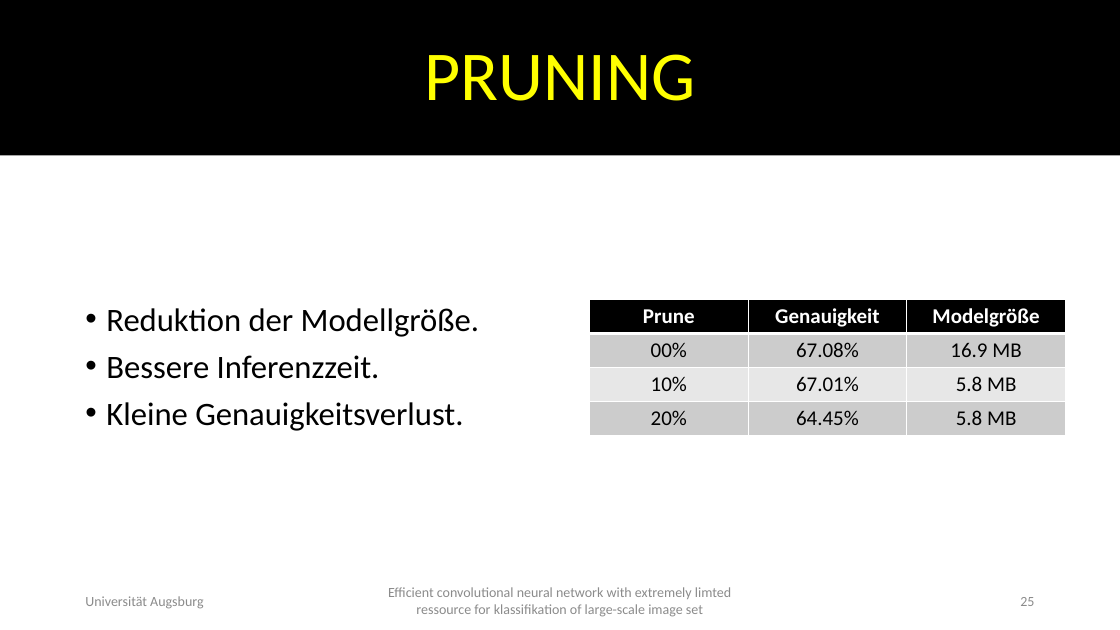
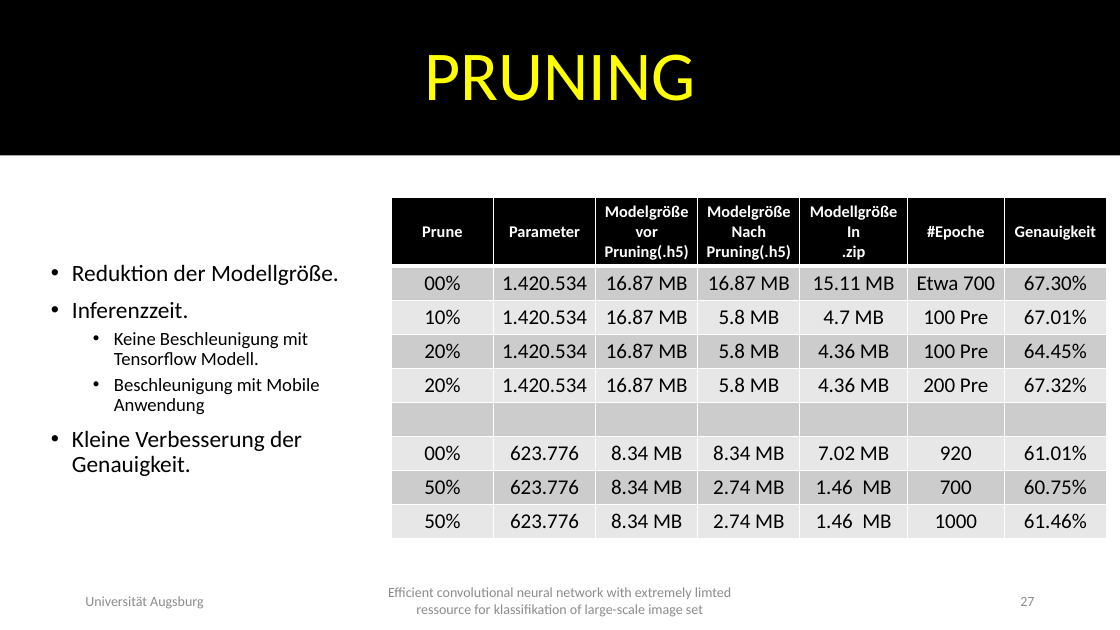
Before and after one commit to TEMKENG/Programme, a slide deck: slide 27 of bachelorarbeit-vorlage/Efficient convolutional neural network with extremely limted ressource.pptx (slide 25 before the commit). Drawn at 1120x630 pixels with LibreOffice and Linux fonts; fonts in the diff are those of the drawing. Boxes give left, top, right and bottom in pixels: in the first picture for what was removed or moved away, otherwise in the second. Text is boxed around its words. In the diff, an @@ line names an element or a change of style, - is before the commit and + after.

```diff
--- a/bachelorarbeit-vorlage/Efficient convolutional neural network with extremely limted ressource.pptx
+++ b/bachelorarbeit-vorlage/Efficient convolutional neural network with extremely limted ressource.pptx
@@ text "Reduktion der Modellgröße.": place and size @@
-text "Reduktion der Modellgröße." at [106,308,479,431]
+text "Reduktion der Modellgröße." at [72,264,339,476]
@@ table at [392,198,1108,538] @@
-Prune | Genauigkeit | Modelgröße
-00% | 67.08% | 16.9 MB
-10% | 67.01% | 5.8 MB
-20% | 64.45% | 5.8 MB
+Prune | Parameter | Modelgröße vor Pruning(.h5) | Modelgröße / Nach Pruning(.h5) | Modellgröße / In / .zip | #Epoche | Genauigkeit
+00% | 1.420.534 | 16.87 MB | 16.87 MB | 15.11 MB | Etwa 700 | 67.30%
+10% | 1.420.534 | 16.87 MB | 5.8 MB | 4.7 MB | 100 Pre | 67.01%
+20% | 1.420.534 | 16.87 MB | 5.8 MB | 4.36 MB | 100 Pre | 64.45%
+20% | 1.420.534 | 16.87 MB | 5.8 MB | 4.36 MB | 200 Pre | 67.32%
+ |  |  |  |  |  | 
+00% | 623.776 | 8.34 MB | 8.34 MB | 7.02 MB | 920 | 61.01%
+50% | 623.776 | 8.34 MB | 2.74 MB | 1.46 MB | 700 | 60.75%
+50% | 623.776 | 8.34 MB | 2.74 MB | 1.46 MB | 1000 | 61.46%
@@ table: place and size @@
-table at [590,299,1066,435]
+table at [392,198,1108,538]
@@ text at [72,264,339,285]: size 28 to 20 pt in "Reduktion der Modellgröße." @@
@@ text at [72,302,319,476]: text changed; size 28 to 16 pt @@
-• Bessere Inferenzzeit.
-• Kleine Genauigkeitsverlust.
+• Inferenzzeit.
+  • Keine Beschleunigung mit Tensorflow Modell.
+  • Beschleunigung mit Mobile Anwendung
+• Kleine Verbesserung der Genauigkeit.
@@ page number at [1020,597,1034,606]: text changed @@
-25
+27
```
Also in this commit, not shown: 11 other slides changed, 4 slides added, 11 other files.
